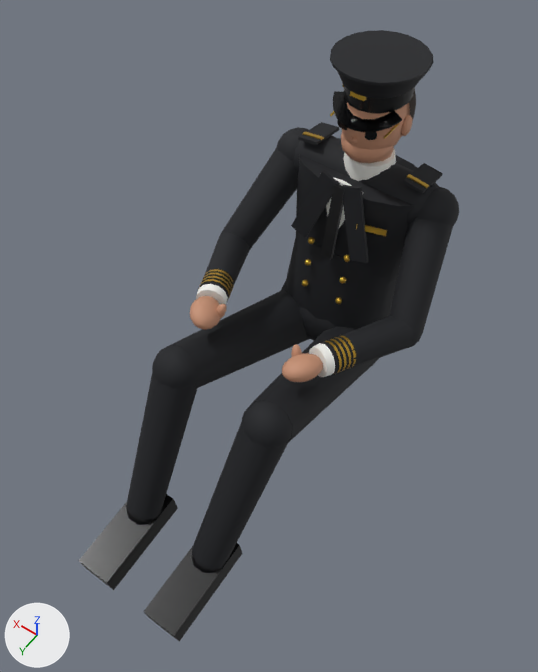
Before and after pictures for a commit that changed the glTF model public/models/pilot-b737-captain.glb.
The view is the same before and after, from a camera (50 mm lens) standing at (-0.669, 1.417, 1.743) and looking at (-0.017, 0.504, 0.308). The axes (+X, +Y, +Z) are drawn at lower left. The lights are the same throughout. The older version comes first. Where no turn or scale is listed for an object, it has been applied to the vertices.

The older version as bpy lines, for what is in view:
```python
ob_pilot_arm_l_fore = bpy.data.objects.new('Pilot_Arm_L_Fore', None)
ob_pilot_arm_l_fore.parent = ob_pilot_arm_l
ob_pilot_arm_l_fore.location = (-0.267, 0.118, 0.274)
ob_pilot_arm_l_fore.rotation_euler = (-1.382, 0.409, -0.34)  # degrees (-79, 23, -19)
ob_pilot_arm_l_hand = bpy.data.objects.new('Pilot_Arm_L_Hand', None)
ob_pilot_arm_l_hand.parent = ob_pilot_arm_l
ob_pilot_arm_l_hand.location = (-0.164, 0.352, 0.319)
ob_pilot_arm_l_hand.rotation_euler = (-1.382, 0.409, -0.34)  # degrees (-79, 23, -19)
ob_pilot_arm_l_upper = bpy.data.objects.new('Pilot_Arm_L_Upper', None)
ob_pilot_arm_l_upper.parent = ob_pilot_arm_l
ob_pilot_arm_l_upper.location = (-0.2, -0.0877, 0.482)
ob_pilot_arm_l_upper.rotation_euler = (-2.363, -0.225, 0.538)  # degrees (-135, -13, 31)
ob_pilot_arm_r_fore = bpy.data.objects.new('Pilot_Arm_R_Fore', None)
ob_pilot_arm_r_fore.parent = ob_pilot_arm_r
ob_pilot_arm_r_fore.location = (0.267, 0.118, 0.274)
ob_pilot_arm_r_fore.rotation_euler = (-1.382, -0.409, 0.34)  # degrees (-79, -23, 19)
ob_pilot_arm_r_hand = bpy.data.objects.new('Pilot_Arm_R_Hand', None)
ob_pilot_arm_r_hand.parent = ob_pilot_arm_r
ob_pilot_arm_r_hand.location = (0.164, 0.352, 0.319)
ob_pilot_arm_r_hand.rotation_euler = (-1.382, -0.409, 0.34)  # degrees (-79, -23, 19)
ob_pilot_arm_r_hand_pilot_civil_skin = bpy.data.objects.new('Pilot_Arm_R_Hand_pilot-civil-skin', me_mesh_13)
ob_pilot_arm_r_hand_pilot_civil_skin.parent = ob_pilot_arm_r_hand
ob_pilot_arm_r_hand_pilot_civil_skin.location = (0.0, 0.0, 0.0)
ob_pilot_arm_r_upper = bpy.data.objects.new('Pilot_Arm_R_Upper', None)
ob_pilot_arm_r_upper.parent = ob_pilot_arm_r
ob_pilot_arm_r_upper.location = (0.2, -0.0877, 0.482)
ob_pilot_arm_r_upper.rotation_euler = (-2.363, 0.225, -0.538)  # degrees (-135, 13, -31)
ob_pilot_leg_l_shin = bpy.data.objects.new('Pilot_Leg_L_Shin', None)
ob_pilot_leg_l_shin.parent = ob_pilot_leg_l
ob_pilot_leg_l_shin.location = (-0.137, 0.525, 0.239)
ob_pilot_leg_l_shin.rotation_euler = (-2.584, 0.0577, -0.201)  # degrees (-148, 3.3, -12)
ob_pilot_leg_l_thigh = bpy.data.objects.new('Pilot_Leg_L_Thigh', None)
ob_pilot_leg_l_thigh.parent = ob_pilot_leg_l
ob_pilot_leg_l_thigh.location = (-0.095, 0.02, 0.0)
ob_pilot_leg_l_thigh.rotation_euler = (-1.129, -0.0749, 0.0474)  # degrees (-65, -4.3, 2.7)
# also in view: 'Pilot_Arm_R_Upper_pilot-airline-uniform' at (0.226, 0.158, 0.385); 'Pilot_Head_pilot-airline-cap' at (0.0, 0.051, 0.803); 'Pilot_Head_pilot-civil-skin' at (0.0, 0.053, 0.643); 'Pilot_Arm_L_Fore_pilot-airline-uniform' at (-0.219, 0.383, 0.292); 'Pilot_Head_pilot-airline-cap-visor' at (0.0, 0.058, 0.737)
```
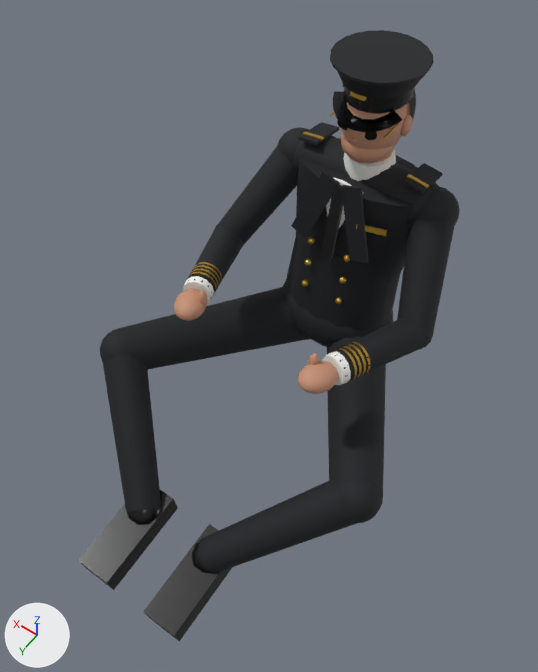
Not drawn themselves, but carrying or shaping drawn objects: ob_pilot_arm_l_upper, ob_pilot_arm_l_fore, ob_pilot_arm_l_hand, ob_pilot_arm_r_upper, ob_pilot_arm_r_fore, ob_pilot_arm_r_hand, ob_pilot_leg_l_thigh, ob_pilot_leg_l_shin, ob_pilot_leg_r_thigh, ob_pilot_leg_r_shin.

What differs and where, as boxes [x1, y1, x2, y2] in the pictures (538 x 672 px):
'Pilot_Leg_L_Thigh_pilot-airline-trousers', turned
    before: [242, 327, 379, 449]
    after: [327, 335, 386, 523]
'Pilot_Leg_R_Thigh_pilot-airline-trousers', turned
    before: [152, 290, 310, 389]
    after: [100, 287, 310, 370]
'Pilot_Leg_L_Shin_pilot-airline-trousers', moved, turned
    before: [192, 422, 288, 569]
    after: [198, 479, 357, 573]
'Pilot_Leg_R_Shin_pilot-airline-trousers', moved, turned
    before: [126, 373, 198, 520]
    after: [102, 350, 161, 512]
'Pilot_Arm_L_Upper_pilot-airline-uniform', turned
    before: [389, 186, 459, 348]
    after: [397, 186, 460, 350]
'Pilot_Arm_R_Upper_pilot-airline-uniform', turned
    before: [220, 127, 308, 250]
    after: [215, 127, 309, 245]
'Pilot_Arm_L_Fore_pilot-airline-uniform', moved, turned
    before: [321, 316, 417, 374]
    after: [334, 319, 428, 382]
'Pilot_Arm_R_Fore_pilot-airline-uniform', moved, turned
    before: [200, 232, 249, 300]
    after: [188, 225, 243, 295]
'Pilot_Arm_L_Hand_pilot-civil-skin', moved, turned
    before: [282, 344, 323, 382]
    after: [298, 353, 338, 394]
'Pilot_Arm_R_Hand_pilot-civil-skin', moved, turned
    before: [190, 296, 226, 330]
    after: [174, 289, 207, 321]
'Pilot_Arm_L_Hand_pilot-airline-shirt', moved, turned
    before: [309, 343, 335, 377]
    after: [323, 352, 351, 385]
'Pilot_Arm_R_Hand_pilot-airline-shirt', moved, turned
    before: [196, 284, 228, 305]
    after: [182, 276, 214, 303]
'Pilot_Arm_L_Fore_pilot-airline-gold', moved, turned
    before: [324, 336, 356, 374]
    after: [334, 342, 370, 381]
'Pilot_Arm_R_Fore_pilot-airline-gold', moved, turned
    before: [198, 269, 234, 301]
    after: [187, 262, 222, 296]
'Pilot_Torso_pilot-airline-trousers', unchanged, uncovered by the edit
    before: [281, 281, 352, 341]
    after: [282, 281, 393, 347]

What the commit changed:
Object 'Pilot_Arm_L_Upper' (ob_pilot_arm_l_upper) turns from (-135, -13, 31) to (-136, -18, 42) degrees about x, y and z.
Object 'Pilot_Arm_L_Fore' (ob_pilot_arm_l_fore) moves from (-0.267, 0.118, 0.274) to (-0.291, 0.11, 0.276).
Object 'Pilot_Arm_L_Fore' (ob_pilot_arm_l_fore) turns from (-79, 23, -19) to (-80, 19, -16) degrees about x, y and z.
Object 'Pilot_Arm_L_Hand' (ob_pilot_arm_l_hand) moves from (-0.164, 0.352, 0.319) to (-0.205, 0.352, 0.319).
Object 'Pilot_Arm_L_Hand' (ob_pilot_arm_l_hand) turns from (-79, 23, -19) to (-81, 0, -20) degrees about x, y and z.
Object 'Pilot_Arm_R_Upper' (ob_pilot_arm_r_upper) turns from (-135, 13, -31) to (-136, 18, -43) degrees about x, y and z.
Object 'Pilot_Arm_R_Fore' (ob_pilot_arm_r_fore) moves from (0.267, 0.118, 0.274) to (0.292, 0.11, 0.276).
Object 'Pilot_Arm_R_Fore' (ob_pilot_arm_r_fore) turns from (-79, -23, 19) to (-80, -19, 16) degrees about x, y and z.
Object 'Pilot_Arm_R_Hand' (ob_pilot_arm_r_hand) moves from (0.164, 0.352, 0.319) to (0.208, 0.352, 0.319).
Object 'Pilot_Arm_R_Hand' (ob_pilot_arm_r_hand) turns from (-79, -23, 19) to (-81, 0, 19) degrees about x, y and z.
Object 'Pilot_Leg_L_Thigh' (ob_pilot_leg_l_thigh) turns from (-65, -4.3, 2.7) to (-78, -30, 24) degrees about x, y and z.
Object 'Pilot_Leg_L_Shin' (ob_pilot_leg_l_shin) moves from (-0.137, 0.525, 0.239) to (-0.374, 0.495, 0.0991).
Object 'Pilot_Leg_L_Shin' (ob_pilot_leg_l_shin) turns from (-148, 3.3, -12) to (-131, 38, -74) degrees about x, y and z.
Object 'Pilot_Leg_R_Thigh' (ob_pilot_leg_r_thigh) turns from (-65, 4.3, -2.7) to (-78, 30, -24) degrees about x, y and z.
Object 'Pilot_Leg_R_Shin' (ob_pilot_leg_r_shin) moves from (0.137, 0.525, 0.239) to (0.374, 0.495, 0.0991).
Object 'Pilot_Leg_R_Shin' (ob_pilot_leg_r_shin) turns from (-148, -3.3, 12) to (-131, -38, 74) degrees about x, y and z.
